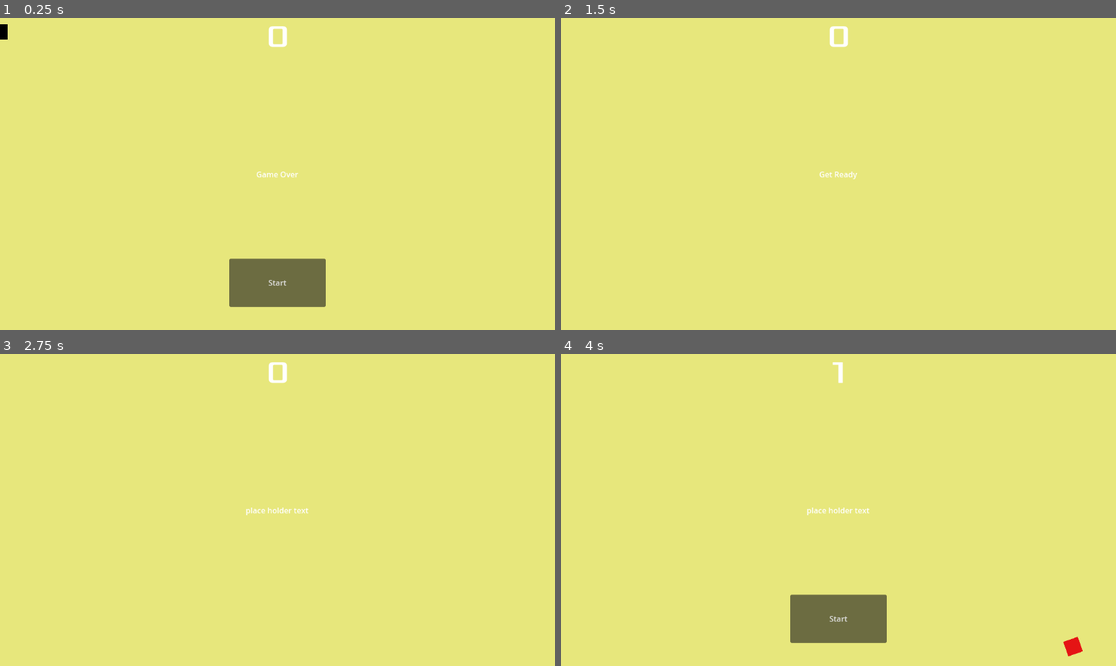
Above: before the commit, frames 1-4 (two rows, left to right).
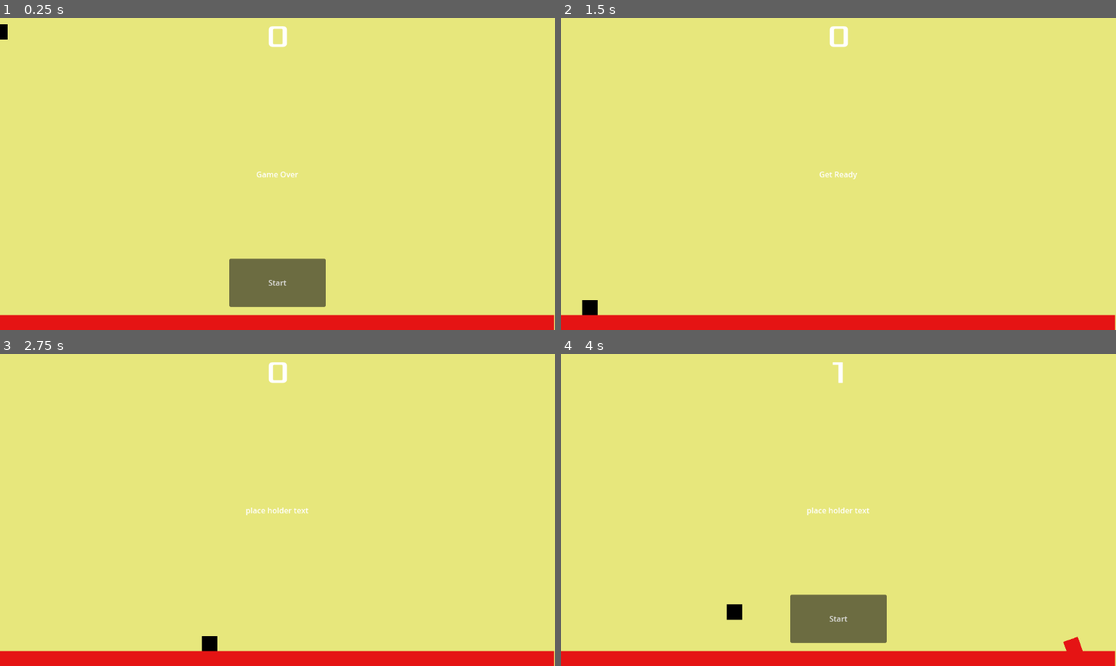
Above: after the commit, the same moments.

Repository: TitledGames/Microwave-Man
Game: Godot game, scene res://main.tscn
Same seed, same stepped clock (60 frames per second), same inputs: the game is played once before the commit and once after it.
Inputs:
- Up to frame 1 (0.25 s): no input
- Up to frame 2 (1.5 s): click "Start" at 0.5 s; hold Right (move_right) from 1.28 s (still down)
- Up to frame 3 (2.75 s): keep holding Right (move_right); tap Space (jump) at 1.52, 2.27 s
- Up to frame 4 (4 s): release Right (move_right) at 2.78 s; hold Left (move_left) 2.78-3.53 s; hold Right (move_right) from 3.53 s (still down); tap Space (jump) at 3.77 s

The runs differ from the first frame. In frame 1, 4.9% of the frame differs, in the area x 0-100%, y 95-100%; in frame 2, 5.0%, in the area x 0-100%, y 90-100%; in frame 3, 5.0%; in frame 4, 5.0%.

Commit message:
platform!

Diff:
--- a/ground.tscn
+++ b/ground.tscn
@@ -1,5 +1,18 @@
-[gd_scene format=3 uid="uid://d4dindiawl2rv"]
+[gd_scene load_steps=3 format=3 uid="uid://d4dindiawl2rv"]
+
+[ext_resource type="Texture2D" uid="uid://dt3q6ci8uj16i" path="res://assets/enemy.png" id="1_yh8r4"]
+
+[sub_resource type="RectangleShape2D" id="RectangleShape2D_t7tip"]
+size = Vector2(1147.5, 31)
 
 [node name="Ground" type="StaticBody2D"]
+position = Vector2(257, 176)
 
 [node name="Sprite2D" type="Sprite2D" parent="."]
+position = Vector2(318, 457)
+scale = Vector2(35.9375, 1)
+texture = ExtResource("1_yh8r4")
+
+[node name="CollisionShape2D" type="CollisionShape2D" parent="."]
+position = Vector2(320.25, 456.5)
+shape = SubResource("RectangleShape2D_t7tip")
--- a/main.tscn
+++ b/main.tscn
@@ -1,10 +1,11 @@
-[gd_scene load_steps=7 format=3 uid="uid://bdfo2ktxggpi6"]
+[gd_scene load_steps=8 format=3 uid="uid://bdfo2ktxggpi6"]
 
 [ext_resource type="Script" uid="uid://d37db3lg3je53" path="res://main.gd" id="1_0xm2m"]
-[ext_resource type="PackedScene" uid="uid://bxhr71yb8loxs" path="res://player.tscn" id="1_ig7tw"]
-[ext_resource type="PackedScene" uid="uid://cmimipimkb5ua" path="res://mob.tscn" id="2_h2yge"]
+[ext_resource type="PackedScene" path="res://player.tscn" id="1_ig7tw"]
+[ext_resource type="PackedScene" path="res://mob.tscn" id="2_h2yge"]
 [ext_resource type="PackedScene" uid="uid://dqrnqy70uj08i" path="res://hud.tscn" id="4_1bvp3"]
 [ext_resource type="PackedScene" uid="uid://bvnhqnq2rqv0q" path="res://player_2.tscn" id="5_lquwl"]
+[ext_resource type="PackedScene" uid="uid://d4dindiawl2rv" path="res://ground.tscn" id="6_7mycd"]
 
 [sub_resource type="Curve2D" id="Curve2D_ig7tw"]
 _data = {
@@ -48,6 +49,8 @@
 
 [node name="Player2" parent="." instance=ExtResource("5_lquwl")]
 
+[node name="Ground" parent="." instance=ExtResource("6_7mycd")]
+
 [connection signal="hit" from="Player" to="." method="game_over"]
 [connection signal="timeout" from="MobTimer" to="." method="_on_mob_timer_timeout"]
 [connection signal="timeout" from="ScoreTimer" to="." method="_on_score_timer_timeout"]
